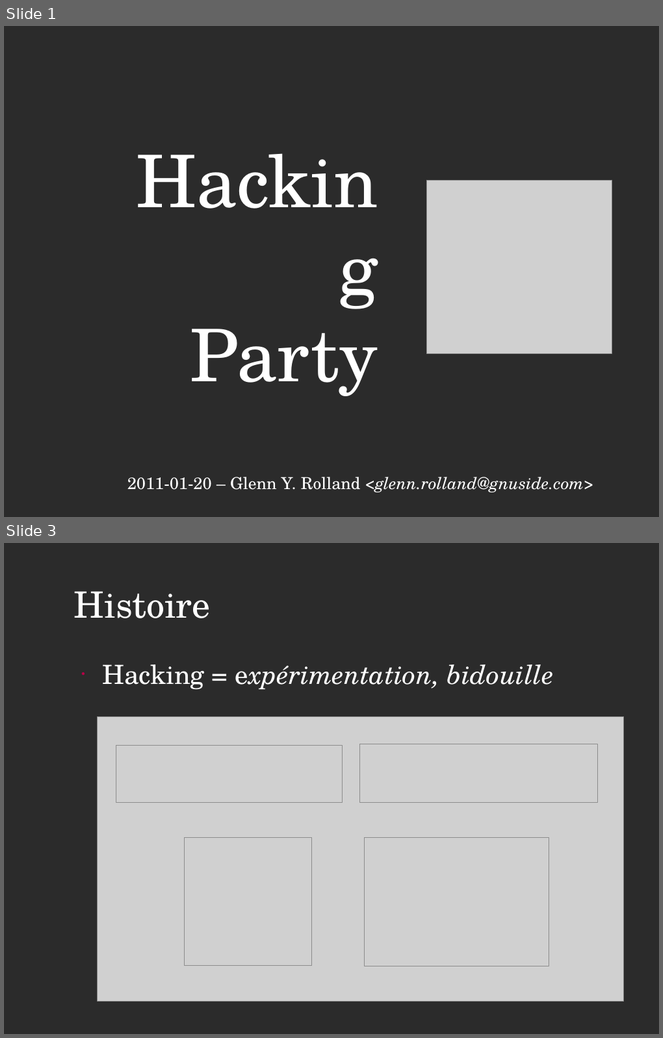
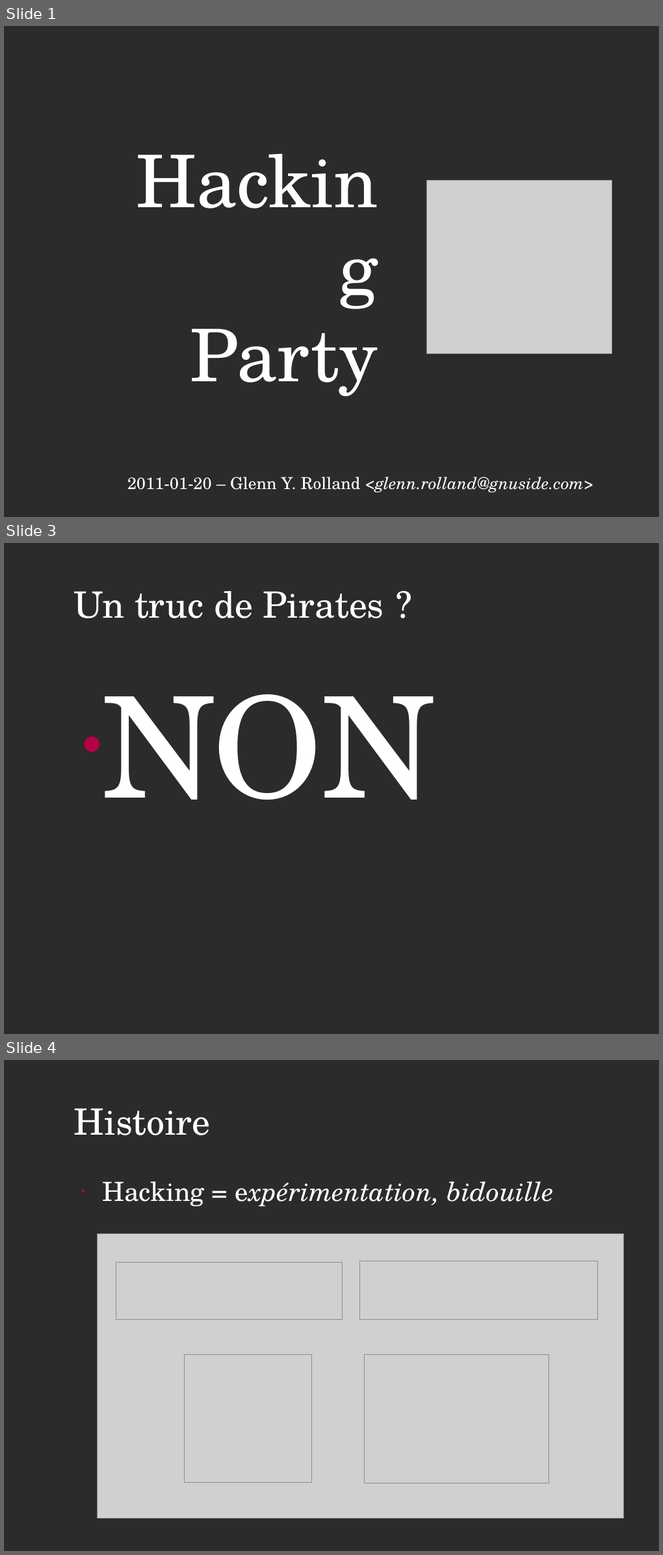
Before and after one commit to hackingparty/presentation-slides, a slide deck: hackingparty.presentation.fr.odp. Shown one above the other, each under a label of ours: slides 1 and 3 before the commit, slides 1, 3 and 4 after it; the slides between them are not shown. The pictures are 663x1038 and 663x1555 pixels, drawn with LibreOffice and Linux fonts; fonts in the diff are those of the drawing; grey boxes stand for pictures; background and template pictures are left out; a plain dark background stands for a picture behind light text. Boxes give left, top, right and bottom in pixels: in the first picture for what was removed or moved away, otherwise in the second. Text is boxed around its words. In the diff, an @@ line names an element or a change of style, - is before the commit and + after.

Commit message:
presentation.fr: Added the "Un truc de pirates? => NO" slide.

```diff
--- a/hackingparty.presentation.fr.odp
+++ b/hackingparty.presentation.fr.odp
@@ slide 3 added at [4, 543, 659, 1034], background picture (left out) @@
@@ title added at [74, 591, 384, 618], 44 pt, text #FFFFFF @@
+Un truc de Pirates ?
@@ text added at [102, 694, 436, 800], 170 pt, text #FFFFFF @@
+● NON
@@ what was slide 3 is now slide 4 @@
```
Also in this commit, not shown: 1 slide changed.
